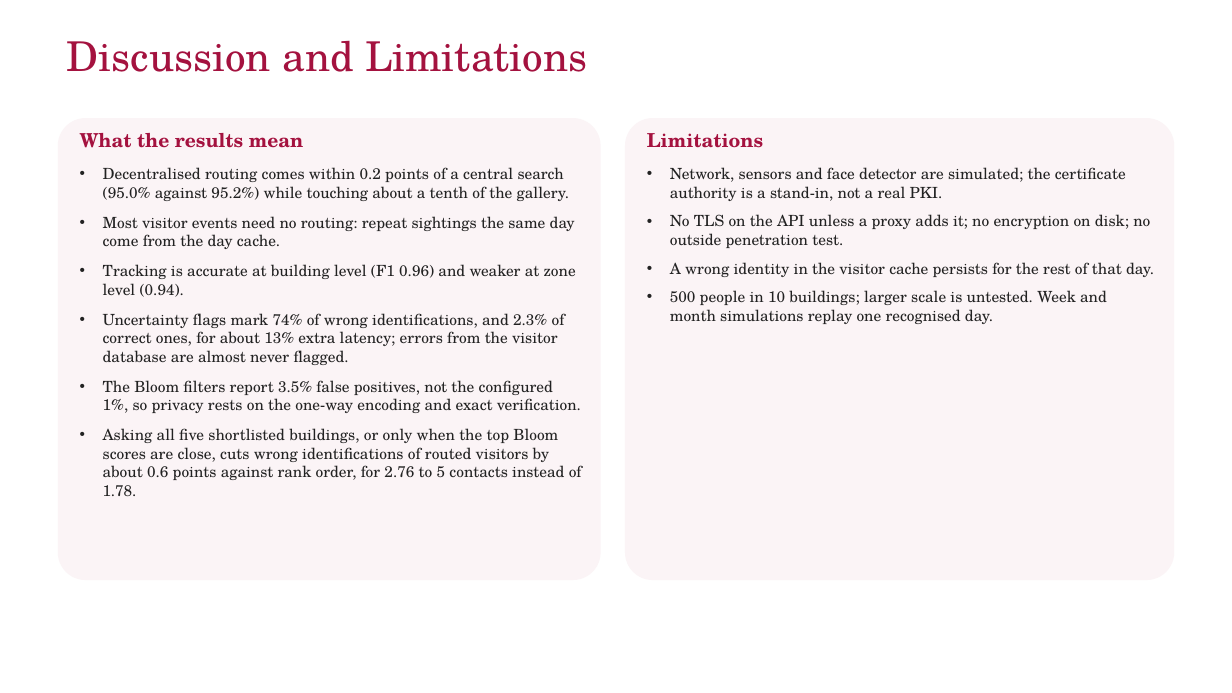
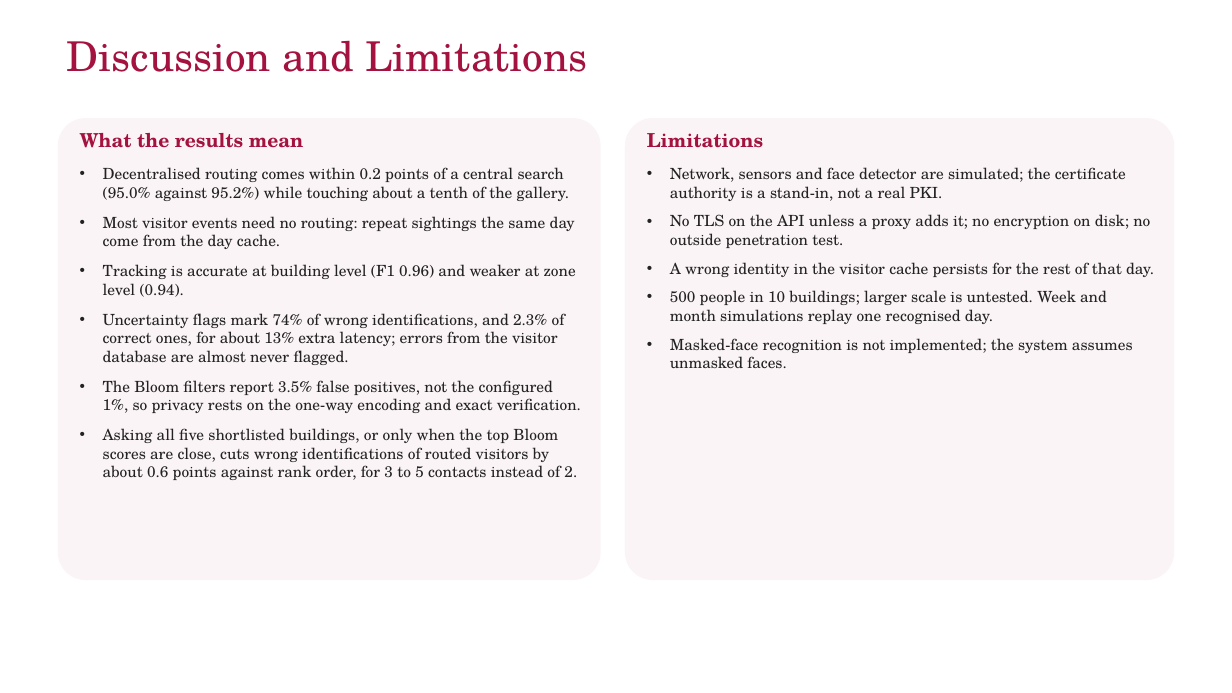
Before and after one commit to yadhu-vipin/Occupant_Tracking_v2, a slide deck: slide 19 of final_review/S7_Final_Review_Group_C3_updated.pptx. Drawn at 1232x693 pixels with LibreOffice and Linux fonts; fonts in the diff are those of the drawing; background and template pictures are left out. Boxes give left, top, right and bottom in pixels: in the first picture for what was removed or moved away, otherwise in the second. Text is boxed around its words. In the diff, an @@ line names an element or a change of style, - is before the commit and + after.

```diff
--- a/final_review/S7_Final_Review_Group_C3_updated.pptx
+++ b/final_review/S7_Final_Review_Group_C3_updated.pptx
@@ text at <box>670,338,1133,368</box>: paragraph added @@
+• Masked-face recognition is not implemented; the system assumes unmasked faces.
@@ text at <box>103,428,577,480</box>: text changed @@
-• Asking all five shortlisted buildings, or only when the top Bloom scores are close, cuts wrong identifications of routed visitors by about 0.6 points against rank order, for 2.76 to 5 contacts instead of 1.78.
+• Asking all five shortlisted buildings, or only when the top Bloom scores are close, cuts wrong identifications of routed visitors by about 0.6 points against rank order, for 3 to 5 contacts instead of 2.
```
Also in this commit, not shown: 3 other slides changed, 7 other files.
